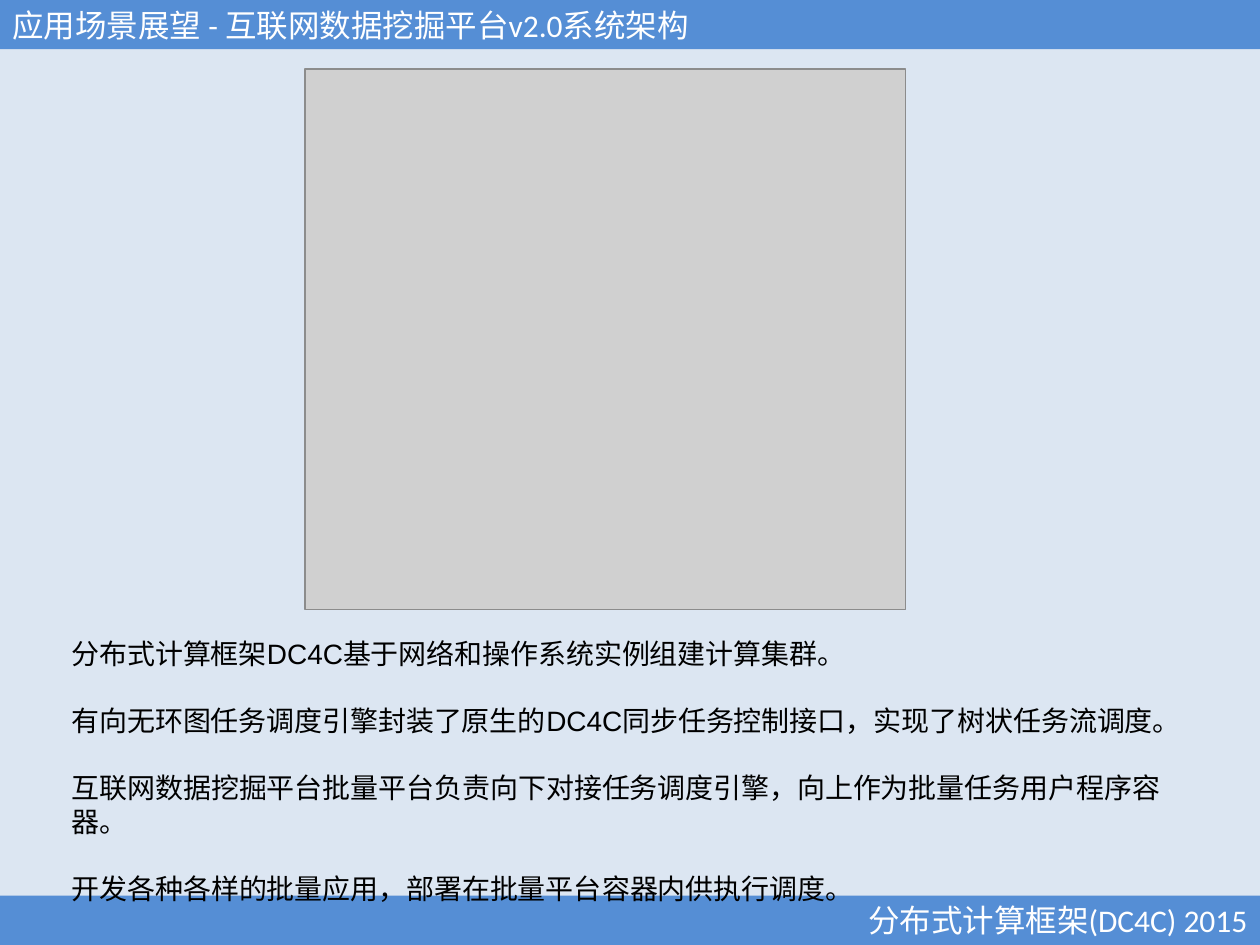
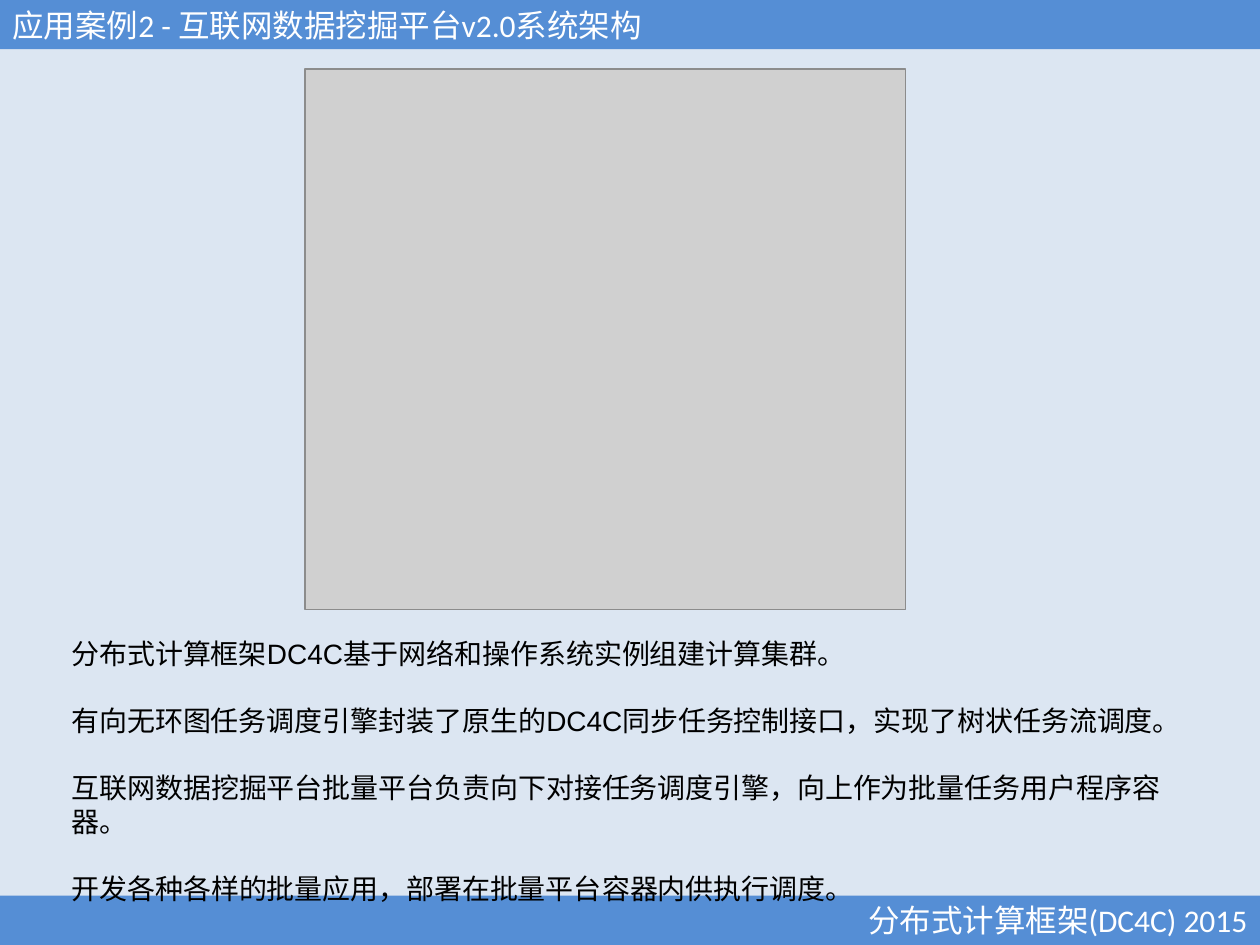
Before and after one commit to xubingyue/dc4c, a slide deck: slide 37 of doc/DC4C.ppt (slide 33 before the commit). Drawn at 1260x945 pixels with LibreOffice and Linux fonts; fonts in the diff are those of the drawing; grey boxes stand for pictures. Boxes give left, top, right and bottom in pixels: in the first picture for what was removed or moved away, otherwise in the second. Text is boxed around its words. In the diff, an @@ line names an element or a change of style, - is before the commit and + after.

```diff
--- a/doc/DC4C.ppt
+++ b/doc/DC4C.ppt
@@ text in rectangle at (12, 10, 642, 40): text changed @@
-应用场景展望 - 互联网数据挖掘平台v2.0系统架构
+应用案例2 - 互联网数据挖掘平台v2.0系统架构
```
Also in this commit, not shown: 13 other slides changed, 4 slides added, 41 other files.
